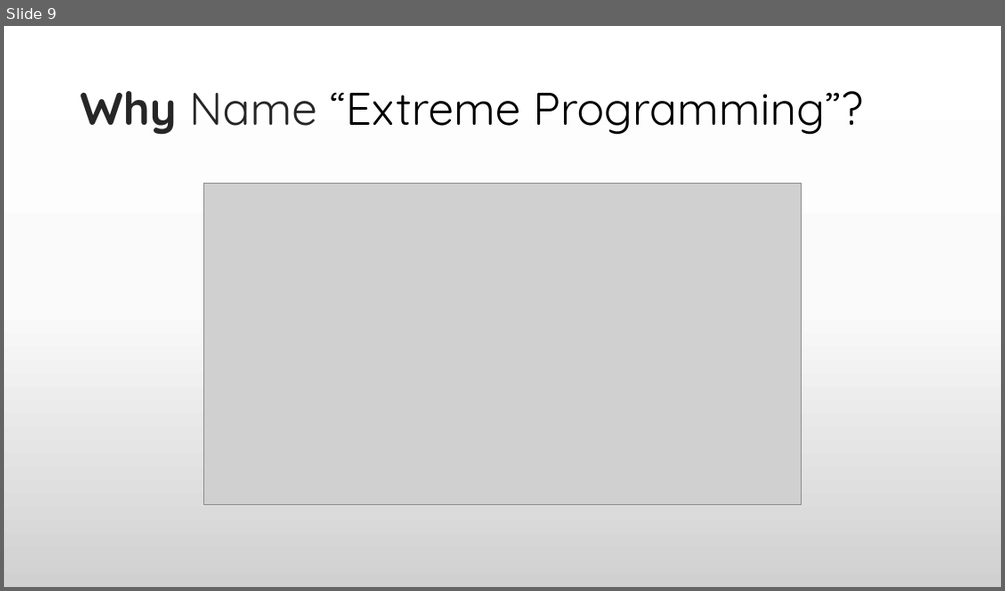
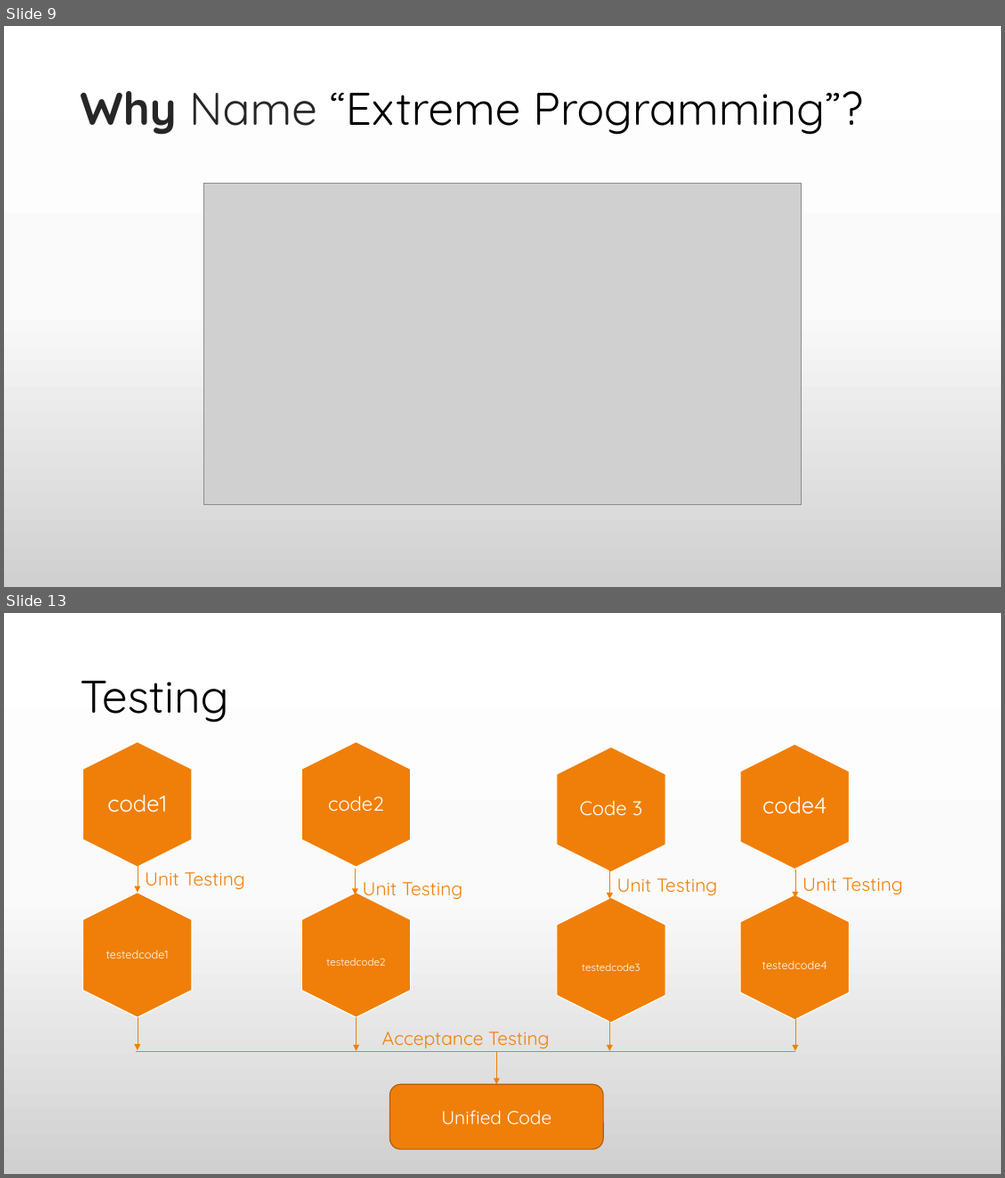
Before and after one commit to praash47/aasn-iii, a slide deck: extreme_programming.pptx. Shown one above the other, each under a label of ours: slide 9 before the commit, slides 9 and 13 after it; the slides between them are not shown. The pictures are 1005x591 and 1005x1178 pixels, drawn with LibreOffice and Linux fonts; fonts in the diff are those of the drawing; grey boxes stand for pictures. Boxes give left, top, right and bottom in pixels: in the first picture for what was removed or moved away, otherwise in the second. Text is boxed around its words. In the diff, an @@ line names an element or a change of style, - is before the commit and + after.

```diff
--- a/extreme_programming.pptx
+++ b/extreme_programming.pptx
@@ slide 13 added at <box>4,613,1001,1174</box>, background gradient #FFFFFF to #FBFBFB to #D1D1D1 @@
@@ title added at <box>80,681,228,722</box>, 44 pt, text #000000 @@
+Testing
@@ group added at <box>83,742,850,872</box>: 4 hexagons, 4 texts @@
+code2
+code1
+Code 3
+code4
@@ arrow added from (138, 863) to (138, 892), #F07F09 0.5 pt @@
@@ text added at <box>145,872,245,889</box>, 18 pt, text #F07F09 @@
+Unit Testing
@@ arrow added from (355, 868) to (355, 895), #F07F09 0.5 pt @@
@@ arrow added from (610, 870) to (610, 899), #F07F09 0.5 pt @@
@@ text added at <box>617,878,717,896</box>, 18 pt, text #F07F09 @@
+Unit Testing
@@ arrow added from (795, 868) to (795, 898), #F07F09 0.5 pt @@
@@ text added at <box>802,877,903,894</box>, 18 pt, text #F07F09 @@
+Unit Testing
@@ text added at <box>363,882,462,900</box>, 18 pt, text #F07F09 @@
+Unit Testing
@@ group added at <box>83,892,850,1022</box>: 4 hexagons, 4 texts @@
+testedcode2
+testedcode1
+testedcode3
+testedcode4
@@ arrow added from (138, 1017) to (138, 1051), #F07F09 0.5 pt @@
@@ arrow added from (356, 1018) to (356, 1051), #F07F09 0.5 pt @@
@@ text added at <box>382,1031,549,1048</box>, 18 pt, text #F07F09 @@
+Acceptance Testing
@@ arrow added from (610, 1018) to (610, 1051), #F07F09 0.5 pt @@
@@ arrow added from (795, 1018) to (795, 1051), #F07F09 0.5 pt @@
@@ line added from (136, 1051) to (795, 1051), #F07F09 0.5 pt @@
@@ arrow added from (497, 1051) to (497, 1084), #F07F09 0.5 pt @@
@@ rounded rectangle added at <box>390,1084,603,1149</box>, fill #F07F09, outline #B25E07 1 pt, 18 pt, text #FFFFFF @@
+Unified Code
```
Also in this commit, not shown: 5 slides changed, 1 other slide added.
